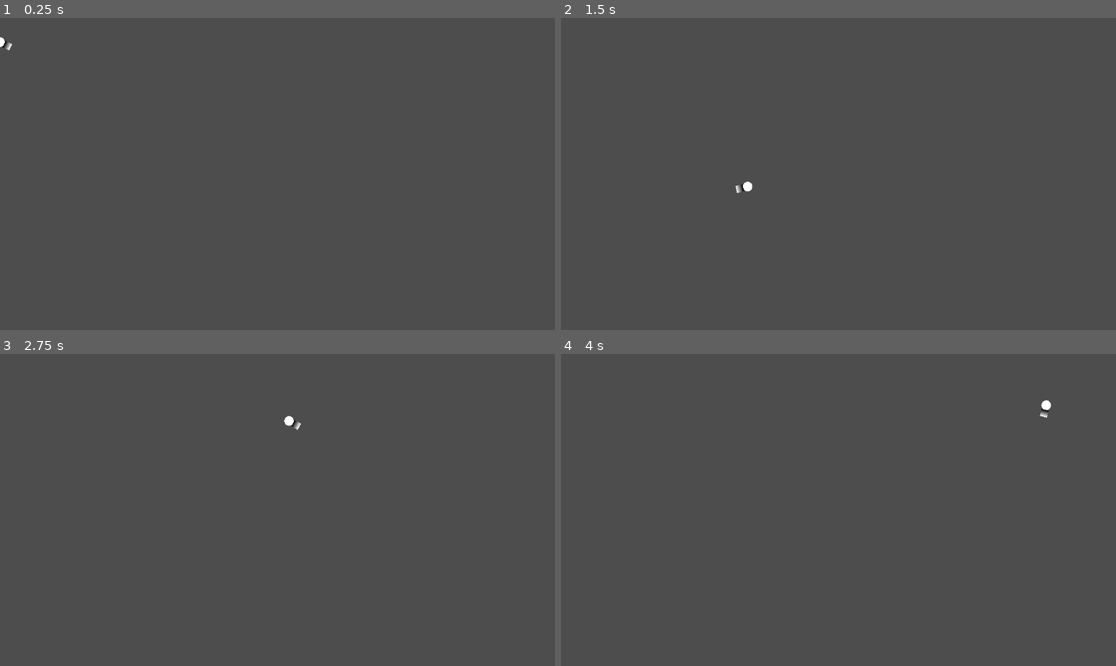
Above: before the commit, frames 1-4 (two rows, left to right).
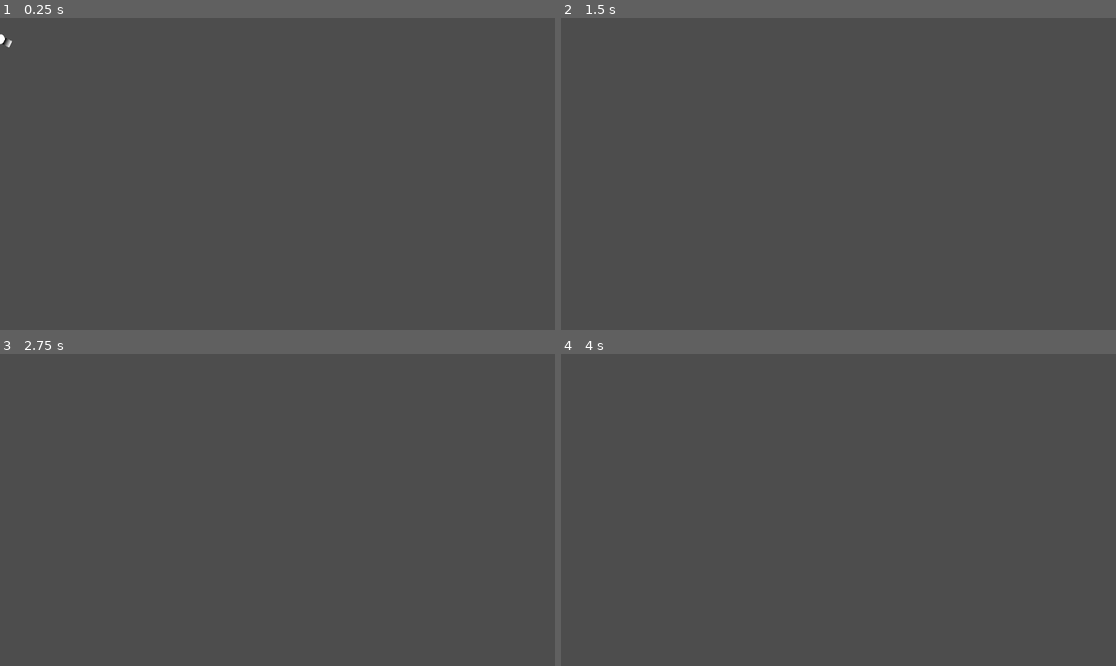
Above: after the commit, the same moments.

Repository: Clafout1s/Nature-s-Force
Game: Godot game, scene res://main.tscn
Same seed, same stepped clock (60 frames per second), same inputs: the game is played once before the commit and once after it. The engine's default icon, where the game draws it, is replaced by a stand-in: a white triangle on a blue panel in a dark square.
Inputs (mouse positions are in pixels of both pictures, inside the frame that each line leads up to):
- Up to frame 1 (0.25 s): no input
- Up to frame 2 (1.5 s): move the mouse to (960, 158) at 0.52 s; hold D (right) from 0.53 s (still down); right-click (960, 158) at 0.6 s; tap W (up) at 0.77, 0.8, 1.07, 1.35 s; move the mouse to (727, 189) at 1.27 s
- Up to frame 3 (2.75 s): tap W (up) at 1.52, 1.82, 2.3 s; right-click (166, 525) at 1.55 s; move the mouse to (333, 441) at 2.02 s; release D (right) at 2.03 s; hold A (left) from 2.03 s (still down); right-click (333, 441) at 2.1 s
- Up to frame 4 (4 s): move the mouse to (810, 572) at 2.77 s; release A (left) at 2.78 s; hold D (right) from 2.78 s (still down); tap Space (action_bar) at 2.85 s; tap W (up) at 3.02, 3.32, 3.77, 3.8 s; right-click (810, 572) at 3.05 s; move the mouse to (1005, 556) at 3.52 s; right-click (1005, 556) at 3.6 s

The runs differ from the first frame. In frame 1, less than 0.1% of the frame differs, in the area x 0-3%, y 5-11%; in frame 2, less than 0.1%, in the area x 31-35%, y 52-57%; in frame 3, less than 0.1%; in frame 4, less than 0.1%.

Commit message:
Working burst class, bug at the end

Diff:
--- a/player.gd
+++ b/player.gd
@@ -15,73 +15,64 @@
 var x_modifier_constant=0
 var y_modifier_constant=0
 
-var active_burst_x=null
-var active_burst_y=null
+var active_burst_x=[]
+var active_burst_y=[]
 
 var burst_list=[]
 var deceleration_list=[]
-var shotgun_burst_x = Burst_Movement.new("shotgun_x","x",500,12,20) #nid,ndimension,nvalue_init,nframes_init,ndeceleration_speed
-var shotgun_burst_y = Burst_Movement.new("shotgun_y","y",-1000,12,20)
+
+var jump_value=0
+
+ #nid,ndimension,nvalue_init,nframes_init,ndeceleration_speed
 func _ready():
 	gun_centre_ecart=Vector2(position.x-$gun.global_position.x,position.x-$gun.global_position.x)
-
 
 func _physics_process(delta):
 	shotgun()
 	rotate_gun()
-
-	exp_gravity+=gravity*delta
-	if is_on_floor():
-		exp_gravity=0
+	jump_input()
+
 
 	x_modifier_constant=return_horizontal_input()
 	y_modifier_constant=exp_gravity
 
-	apply_vertical_velocity()
+	apply_vertical_velocity(delta)
 	apply_horizontal_velocity()
 	move_and_slide()
 
 func apply_horizontal_velocity():
-	if active_burst_x==null:
+	if active_burst_x==[]:
 		for burst_object in deceleration_list:
 			if burst_object.is_dimension_x():
-				x_modifier_constant+=burst_object.return_decelerate()
-				if burst_object.is_deceleration_over():
-					burst_object.end_decelerate(deceleration_list)
+				x_modifier_constant+=burst_object.return_deceleration()
 		velocity.x = x_modifier_constant
 		if x_modifier_constant==0:
 			velocity.x=move_toward(velocity.x,0,decelereation_constant)
 
 	else:
-		velocity.x =  active_burst_x.return_burst_movement()
-		if active_burst_x.is_decelerating():
-			deceleration_list.append(active_burst_x)
-			active_burst_x=null
-
-func apply_vertical_velocity():
-	if active_burst_y==null:
+		velocity.x =  active_burst_x[0].return_burst_value()
+
+func apply_vertical_velocity(delta):
+	if active_burst_y==[]:
+		exp_gravity+=gravity*delta
+		if is_on_floor():
+			exp_gravity=0
 		for burst_object in deceleration_list:
 			if not burst_object.is_dimension_x():
-				y_modifier_constant+=burst_object.return_decelerate()
-				if burst_object.is_deceleration_over():
-					burst_object.end_decelerate(deceleration_list)
-		velocity.y = y_modifier_constant
+				y_modifier_constant+=burst_object.return_deceleration()
+		velocity.y = y_modifier_constant+jump_value
 		if y_modifier_constant==0:
 			velocity.y=move_toward(velocity.y,0,decelereation_constant)
 	else:
-		velocity.y =  active_burst_y.return_burst_movement()
-		if active_burst_y.is_decelerating():
-			deceleration_list.append(active_burst_y)
-			active_burst_y=null
+		velocity.y =  active_burst_y[0].return_burst_value()
 
 func shotgun():
-	if Input.is_action_just_pressed("action2") and shotgun_burst_x not in deceleration_list and shotgun_burst_y not in deceleration_list:
-
-		active_burst_x=shotgun_burst_x
-		active_burst_y=shotgun_burst_y
-		active_burst_x.activate()
-		active_burst_y.activate()
-		print(active_burst_x.to_string())
+	if Input.is_action_just_pressed("action2") and active_burst_x==[] and active_burst_y==[]:
+		var angle=position.angle_to_point(get_global_mouse_position())
+		var burst_x=Burst_Movement.new("shotgun_x","x",500*-cos(angle),20,2,burst_list,active_burst_x,deceleration_list)
+		var burst_y=Burst_Movement.new("shotgun_y","y",500*-sin(angle),20,2,burst_list,active_burst_y,deceleration_list)
+		burst_x.activate()
+		burst_y.activate()
 func return_horizontal_input():
 	var direction = Input.get_axis("left", "right")
 	if direction:
@@ -91,8 +82,9 @@
 
 func jump_input():
 	if Input.is_action_just_pressed("up") and is_on_floor():
-		pass
-
+		jump_value=-500
+	elif is_on_floor():
+		jump_value=0
 func dash_input():
 	if Input.is_action_just_pressed("action_bar"):
 		var direction = Input.get_axis("left", "right")
@@ -136,7 +128,10 @@
 	var frames_init
 	var frames
 	var deceleration_speed
-	func _init(nid,ndimension,nvalue_init,nframes_init,ndeceleration_speed):
+	var burst_list
+	var active_burst_spot
+	var deceleration_list
+	func _init(nid,ndimension,nvalue_init,nframes_init,ndeceleration_speed,burst_list,nactive_burst_spot,deceleration_list):
 		self.id=nid
 		self.dimension=ndimension
 		value_init=nvalue_init
@@ -146,48 +141,61 @@
 		deceleration_speed=ndeceleration_speed
 		active=false
 		decelerate=false
+		self.burst_list=burst_list
+		self.burst_list.append(self)
+		self.active_burst_spot=nactive_burst_spot
+		self.deceleration_list=deceleration_list
+
+	func getId():
+		return id
 	func _to_string():
 		print(id," ",dimension," ",active," ",decelerate," ",value," ",frames," ",deceleration_speed," ")
 	func is_dimension_x():
 		return dimension=="x"
 
-	func return_burst_movement():
+	func activate():
+		reset_moving_values()
+		active_burst_spot.append(self)
+		active=true
+		decelerate=false
+	func deactivate():
+		reset_moving_values()
+		active=false
+		active_burst_spot.remove_at(active_burst_spot.find(self))
+
+	func start_deceleration():
+		reset_moving_values()
+		decelerate=true
+		deceleration_list.append(self)
+	func end_deceleration():
+		reset_moving_values()
+		deceleration_list.remove_at(deceleration_list.find(self))
+		decelerate=false
+	func reset_moving_values():
+		frames=frames_init
+		value=value_init
+	func is_active():
+		return active
+	func is_decelerate():
+		return decelerate
+	func return_burst_value():
 		if active:
-			print(frames)
 			frames-=1
-			deactivate_if_finished()
+			if frames==0:
+				deactivate()
+				start_deceleration()
 			return value
 		else:
 			return 0
-	func activate():
-		frames=frames_init
-		active=true
-		value=value_init
-	func deactivate():
-		active=false
-		frames=frames_init
-	func is_activated():
-		return activate
-	func deactivate_if_finished():
-		if frames==0:
-			deactivate()
-			decelerate=true
-		elif frames <0:
-			print("frame countdonwn error")
-
-	func start_decelerate(list):
-		list.append(self)
-	func is_decelerating():
-		return decelerate
-	func return_decelerate():
+	func return_deceleration():
 		if decelerate:
+
 			value=move_toward(value,0,deceleration_speed)
+			print(value)
+			if value==0:
+				end_deceleration()
 			return value
-	func is_deceleration_over():
-		if decelerate:
-			return value==0
 		else:
-			return "not started dingus"
-	func end_decelerate(list):
-		list.remove_at(list.find(self))
-		decelerate=false
+			return 0
+	func give_burst_spot():
+		return active_burst_spot
